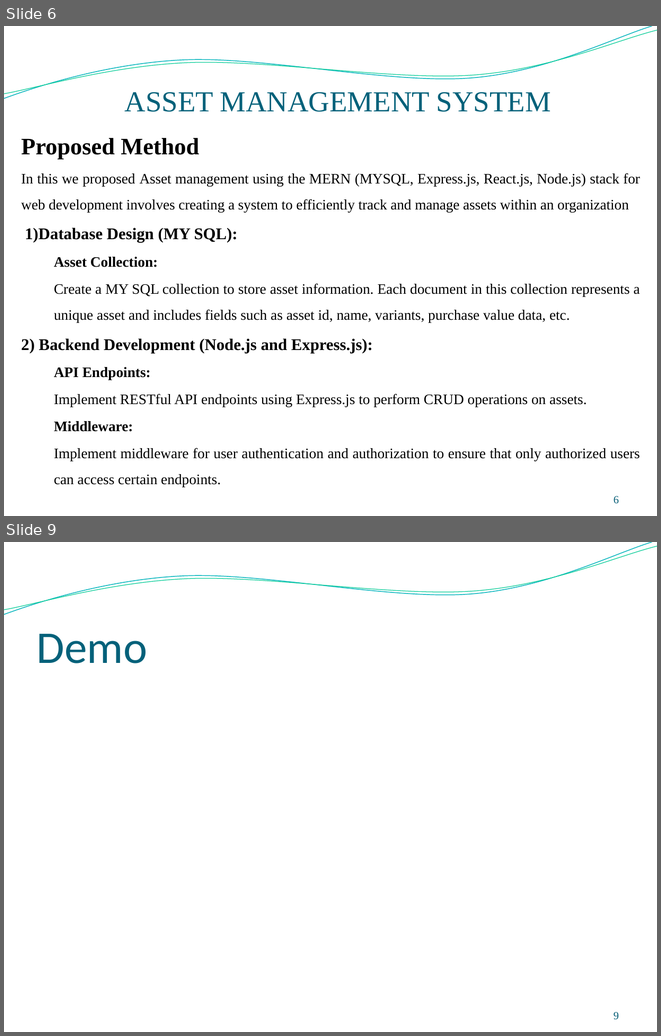
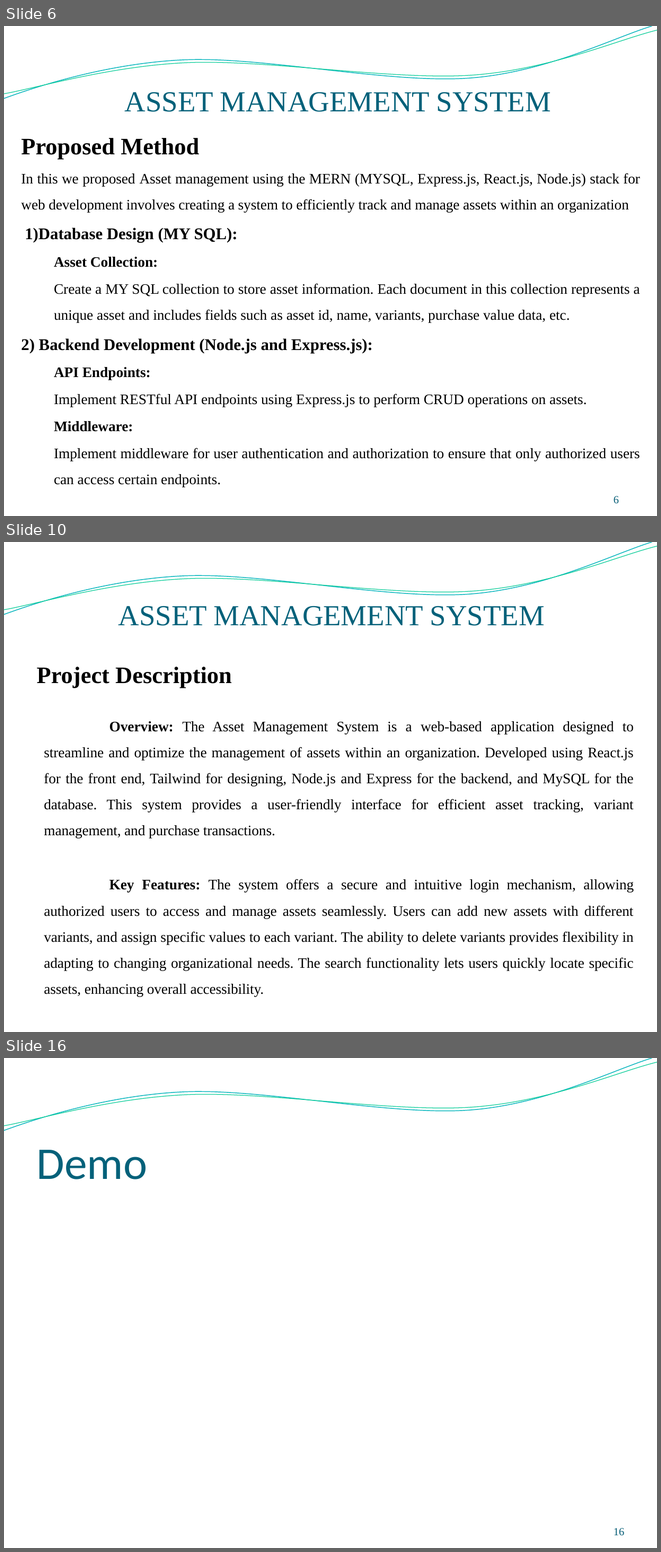
Before and after one commit to surya0811/Assetmanagement1, a slide deck: reports/ppt final.pptx. Shown one above the other, each under a label of ours: slides 6 and 9 before the commit, slides 6, 10 and 16 after it; the slides between them are not shown. The pictures are 661x1036 and 661x1552 pixels, drawn with LibreOffice and Linux fonts; fonts in the diff are those of the drawing; background and template pictures are left out. Boxes give left, top, right and bottom in pixels: in the first picture for what was removed or moved away, otherwise in the second. Text is boxed around its words. In the diff, an @@ line names an element or a change of style, - is before the commit and + after.

```diff
--- a/reports/ppt final.pptx
+++ b/reports/ppt final.pptx
@@ slide 10 added at (4, 542, 657, 1032), background picture (left out); not listed: 2 template elements that a slide beside it also shows @@
@@ title added at (118, 606, 545, 626), 32 pt, text #04617A @@
+ASSET MANAGEMENT SYSTEM
@@ text added at (37, 667, 232, 688), 26 pt, text #000000, bold @@
+Project Description
@@ text added at (44, 721, 634, 996), 16 pt, text #000000 @@
+Overview: The Asset Management System is a web-based application designed to streamline and optimize the management of assets within an organization. Developed using React.js for the front end, Tailwind for designing, Node.js and Express for the backend, and MySQL for the database. This system provides a user-friendly interface for efficient asset tracking, variant management, and purchase transactions.
+Key Features: The system offers a secure and intuitive login mechanism, allowing authorized users to access and manage assets seamlessly. Users can add new assets with different variants, and assign specific values to each variant. The ability to delete variants provides flexibility in adapting to changing organizational needs. The search functionality lets users quickly locate specific assets, enhancing overall accessibility.
@@ what was slide 9 is now slide 16 @@
@@ page number at (614, 1528, 624, 1536): text changed @@
-9
+16
```
Also in this commit, not shown: 7 other slides added, 1 slide removed, 10 other files.
